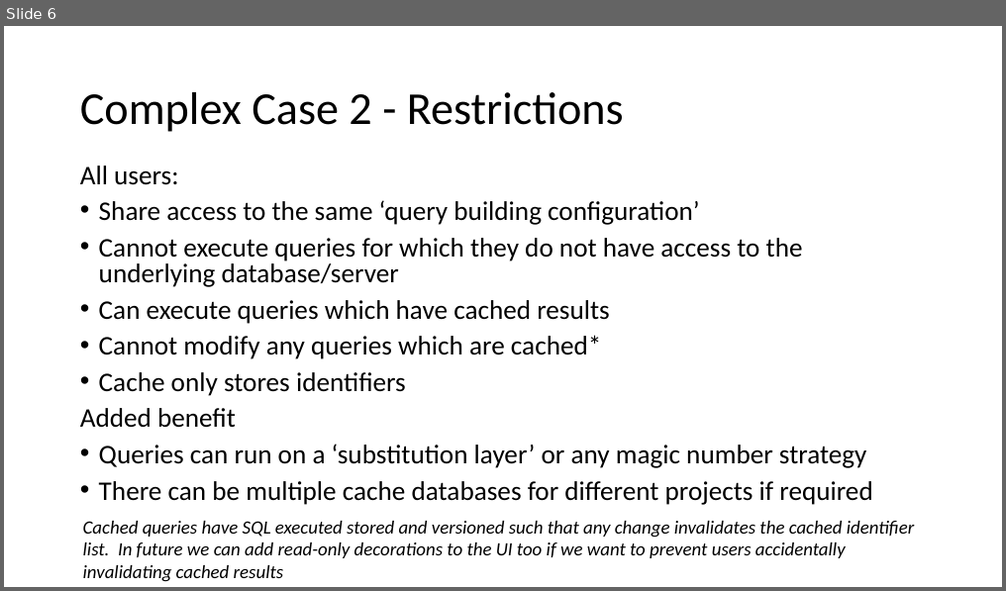
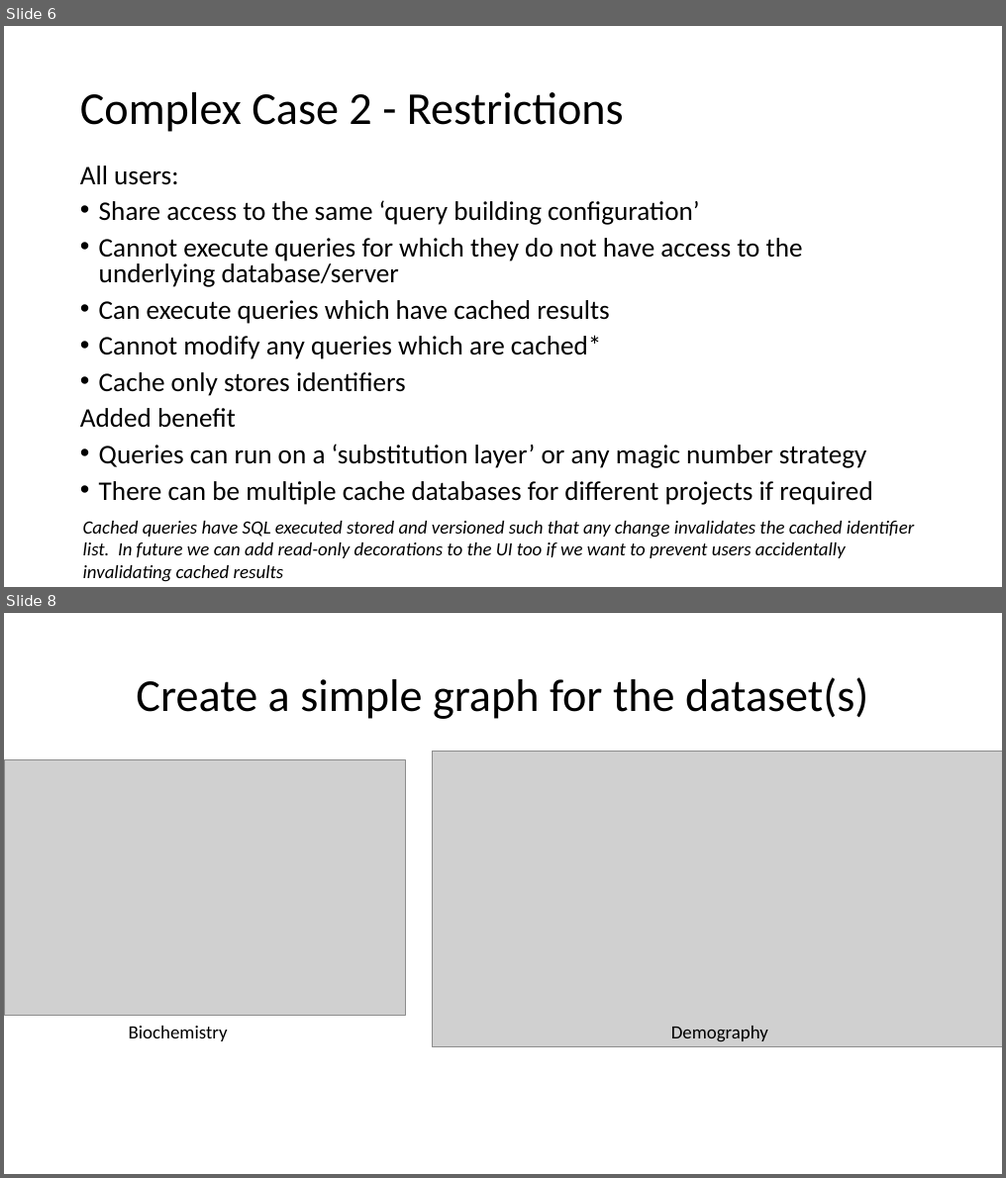
Before and after one commit to HicServices/RDMP, a slide deck: Documentation/CohortGeneration.pptx. Shown one above the other, each under a label of ours: slide 6 before the commit, slides 6 and 8 after it; the slides between them are not shown. The pictures are 1006x591 and 1006x1178 pixels, drawn with LibreOffice and Linux fonts; fonts in the diff are those of the drawing; grey boxes stand for pictures. Boxes give left, top, right and bottom in pixels: in the first picture for what was removed or moved away, otherwise in the second. Text is boxed around its words. In the diff, an @@ line names an element or a change of style, - is before the commit and + after.

Commit message:
Simpler worked example for cohort creation showing workflow

```diff
--- a/Documentation/CohortGeneration.pptx
+++ b/Documentation/CohortGeneration.pptx
@@ slide 8 added at (4, 613, 1002, 1174), background #FFFFFF @@
@@ title added at (136, 677, 868, 719), 44 pt, text #000000 @@
+Create a simple graph for the dataset(s)
@@ picture added at (4, 760, 405, 1016) @@
@@ picture added at (433, 752, 1002, 1048) @@
@@ text added at (129, 1026, 228, 1042), 18 pt, text #000000 @@
+Biochemistry
@@ text added at (671, 1026, 768, 1042), 18 pt, text #000000 @@
+Demography
```
Also in this commit, not shown: 8 other slides added.
